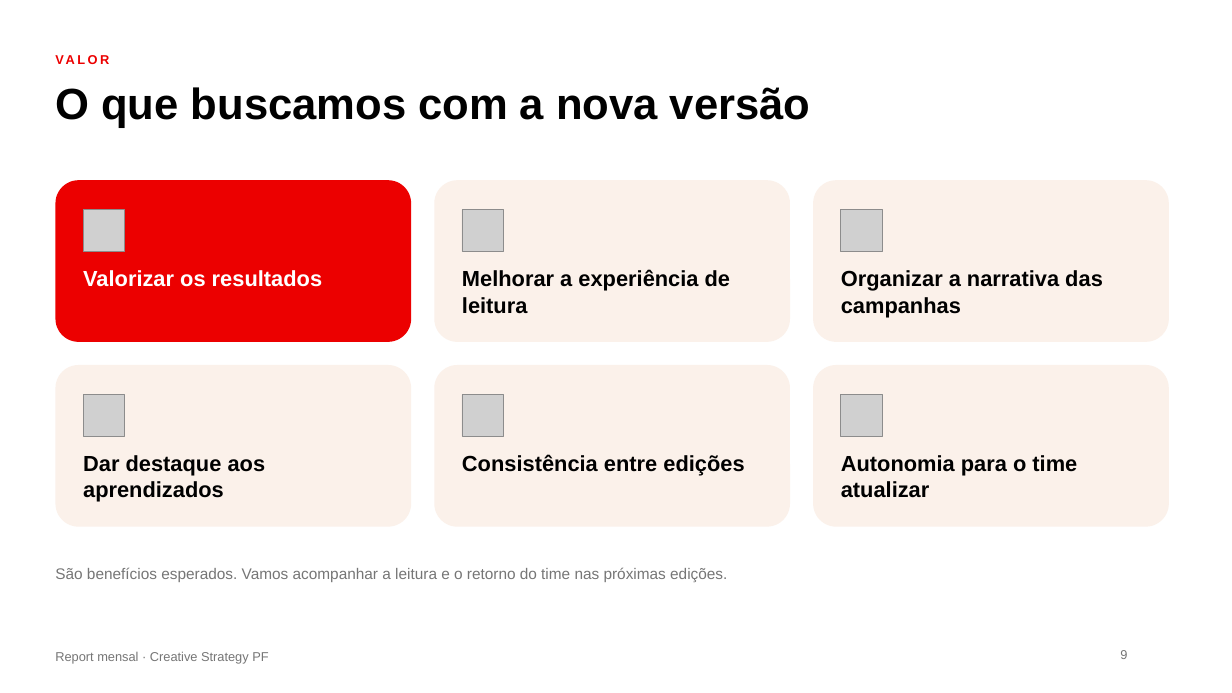
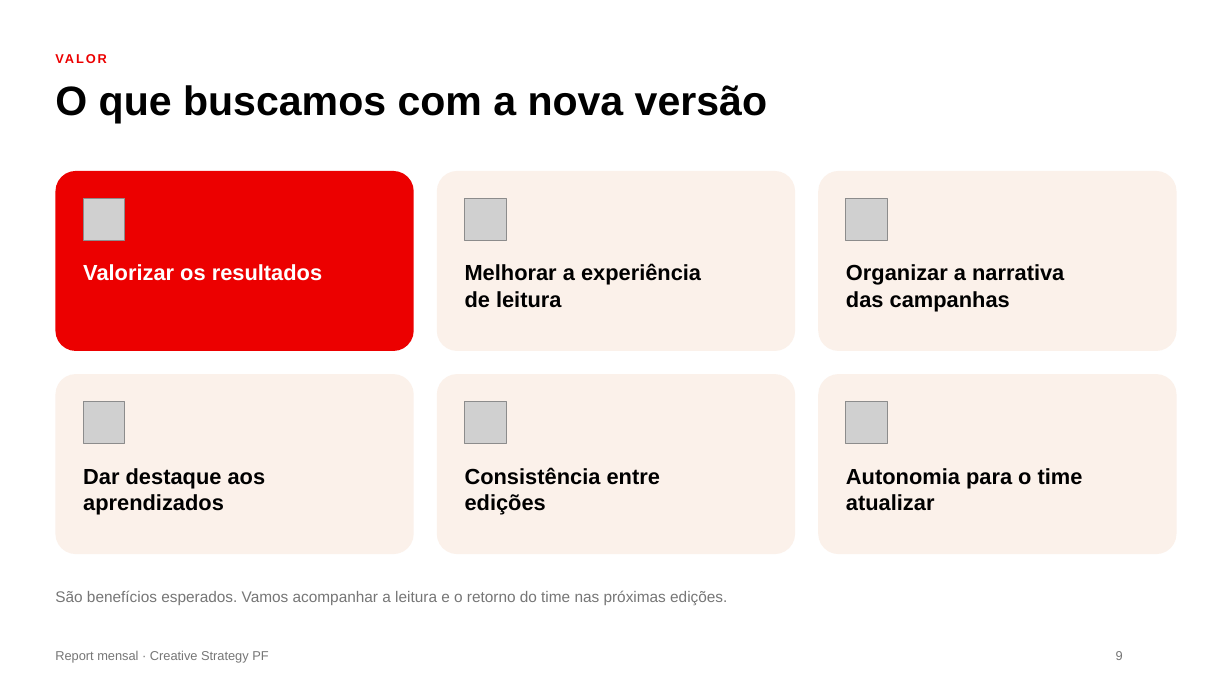
Before and after one commit to fabrizzioriccelli/report_mensal_st, a slide deck: slide 9 of kit/apresentacao-executiva.pptx. Drawn at 1232x693 pixels with LibreOffice and Linux fonts; fonts in the diff are those of the drawing; grey boxes stand for pictures; background and template pictures are left out. Boxes give left, top, right and bottom in pixels: in the first picture for what was removed or moved away, otherwise in the second. Text is boxed around its words. In the diff, an @@ line names an element or a change of style, - is before the commit and + after.

```diff
--- a/kit/apresentacao-executiva.pptx
+++ b/kit/apresentacao-executiva.pptx
@@ text "VALOR" at (55, 46, 610, 70): letter spacing 2 to 1.5 pt @@
@@ text "O que buscamos com a ..." at (55, 85, 767, 123): size 34 to 32 pt; line spacing 1 to 35.8pt; less space between paragraphs @@
@@ rounded rectangle: place and size @@
-rounded rectangle at (55, 180, 411, 342)
+rounded rectangle at (55, 171, 414, 351)
@@ rounded rectangle: place and size @@
-rounded rectangle at (434, 180, 790, 342)
+rounded rectangle at (437, 171, 796, 351)
@@ rounded rectangle: place and size @@
-rounded rectangle at (813, 180, 1169, 342)
+rounded rectangle at (819, 171, 1177, 351)
@@ picture: place and size @@
-picture at (83, 210, 125, 251)
+picture at (83, 199, 125, 240)
@@ picture: place and size @@
-picture at (462, 210, 504, 251)
+picture at (465, 199, 506, 240)
@@ picture: place and size @@
-picture at (841, 210, 883, 251)
+picture at (847, 199, 888, 240)
@@ line spacing 1 to 20.7pt; more space between paragraphs in 6 elements at (83, 468, 266, 515), (465, 263, 701, 308), (465, 467, 660, 515), (846, 468, 1083, 511), (846, 264, 1064, 312), (83, 264, 322, 281) @@
@@ rounded rectangle: place and size @@
-rounded rectangle at (55, 365, 411, 527)
+rounded rectangle at (55, 374, 414, 555)
@@ rounded rectangle: place and size @@
-rounded rectangle at (434, 365, 790, 527)
+rounded rectangle at (437, 374, 796, 555)
@@ proportions changed in 6 elements at (55, 171, 414, 351), (437, 171, 796, 351), (819, 171, 1177, 351), (55, 374, 414, 555), (437, 374, 796, 555), (819, 374, 1177, 555) @@
@@ rounded rectangle: place and size @@
-rounded rectangle at (813, 365, 1169, 527)
+rounded rectangle at (819, 374, 1177, 555)
@@ picture: place and size @@
-picture at (83, 395, 125, 436)
+picture at (83, 402, 125, 444)
@@ picture: place and size @@
-picture at (462, 395, 504, 436)
+picture at (465, 402, 506, 444)
@@ picture: place and size @@
-picture at (841, 395, 883, 436)
+picture at (847, 402, 888, 444)
@@ text "Dar destaque aos aprendizados": place and size @@
-text "Dar destaque aos aprendizados" at (83, 455, 266, 502)
+text "Dar destaque aos aprendizados" at (83, 468, 266, 515)
@@ text "Consistência entre edições": place and size @@
-text "Consistência entre edições" at (462, 454, 744, 476)
+text "Consistência entre edições" at (465, 467, 660, 515)
@@ text "Autonomia para o time atualizar": place and size @@
-text "Autonomia para o time atualizar" at (841, 455, 1077, 498)
+text "Autonomia para o time atualizar" at (846, 468, 1083, 511)
@@ text "São benefícios esperados. Vamos acompanhar ...": place and size @@
-text "São benefícios esperados. Vamos acompanhar ..." at (55, 567, 727, 582)
+text "São benefícios esperados. Vamos acompanhar ..." at (55, 590, 727, 605)
@@ text "São benefícios esperados. Vamos acompanhar ..." at (55, 590, 727, 605): line spacing 1 to 14.6pt; more space between paragraphs @@
@@ page number at (1116, 651, 1123, 660): vertical alignment top to middle @@
```
Also in this commit, not shown: 9 other slides changed, 4 other files.
